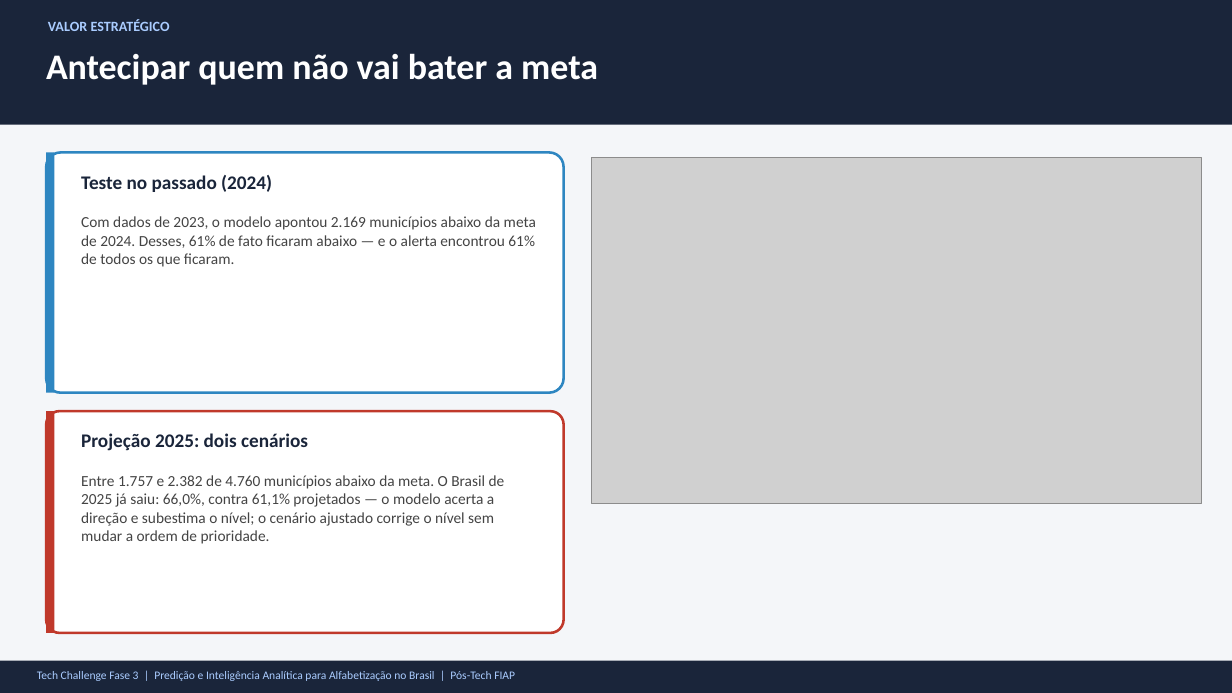
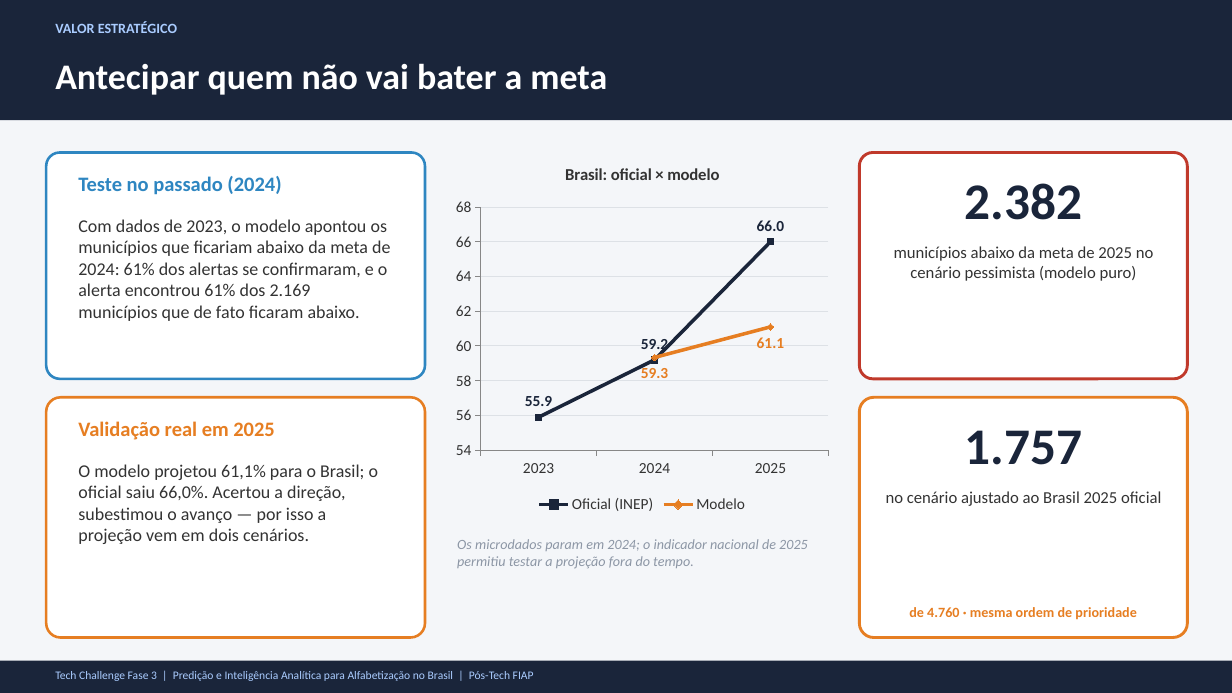
Before and after one commit to Fe-Biaggio/TechChallenge_3, a slide deck: slide 8 of reports/presentation/Alfabetizacao_Fase3_Apresentacao.pptx (slide 7 before the commit). Drawn at 1232x693 pixels with LibreOffice and Linux fonts; fonts in the diff are those of the drawing; grey boxes stand for pictures. Boxes give left, top, right and bottom in pixels: in the first picture for what was removed or moved away, otherwise in the second. Text is boxed around its words. In the diff, an @@ line names an element or a change of style, - is before the commit and + after.

```diff
--- a/reports/presentation/Alfabetizacao_Fase3_Apresentacao.pptx
+++ b/reports/presentation/Alfabetizacao_Fase3_Apresentacao.pptx
@@ rectangle resized from (x1=0, y1=0, x2=1232, y2=125) to (x1=0, y1=0, x2=1232, y2=120) @@
@@ text "VALOR ESTRATÉGICO" moved from (x1=48, y1=19, x2=170, y2=31) to (x1=55, y1=21, x2=177, y2=33) @@
@@ text "Antecipar quem não vai bater ..." moved from (x1=46, y1=53, x2=598, y2=85) to (x1=55, y1=63, x2=607, y2=95) @@
@@ text "Antecipar quem não vai bater ..." at (x1=55, y1=63, x2=607, y2=95): vertical alignment top to middle @@
@@ line chart added at (x1=448, y1=148, x2=836, y2=518) @@
+title "Brasil: oficial × modelo"
+categories: 2023, 2024, 2025
+Oficial (INEP): 55.9, 59.2, 66
+Modelo: -, 59.3, 61.1
@@ rounded rectangle resized from (x1=46, y1=152, x2=564, y2=393) to (x1=46, y1=152, x2=425, y2=379) @@
@@ rectangle removed at (x1=46, y1=152, x2=55, y2=393) @@
@@ text "Teste no passado (2024)" at (x1=78, y1=176, x2=281, y2=195): size 15 to 16 pt, text colour #1A253A to #2E86C1 @@
@@ picture removed at (x1=592, y1=157, x2=1202, y2=504) @@
@@ rounded rectangle added at (x1=860, y1=152, x2=1188, y2=379), fill #FFFFFF, outline #C0392B 2.25 pt @@
@@ text added at (x1=965, y1=183, x2=1083, y2=220), 40 pt, text #1A253A, bold @@
+2.382
@@ text at (x1=78, y1=219, x2=390, y2=321): text changed; size 12 to 14 pt; text colour #444444 to #333333 @@
-Com dados de 2023, o modelo apontou 2.169 municípios abaixo da meta de 2024. Desses, 61% de fato ficaram abaixo — e o alerta encontrou 61% de todos os que ficaram.
+Com dados de 2023, o modelo apontou os municípios que ficariam abaixo da meta de 2024: 61% dos alertas se confirmaram, e o alerta encontrou 61% dos 2.169 municípios que de fato ficaram abaixo.
@@ text added at (x1=894, y1=246, x2=1154, y2=281), 13 pt, text #333333 @@
+municípios abaixo da meta de 2025 no cenário pessimista (modelo puro)
@@ rounded rectangle resized from (x1=46, y1=411, x2=564, y2=633) to (x1=46, y1=397, x2=425, y2=638) @@
@@ rounded rectangle at (x1=46, y1=397, x2=425, y2=638): outline #C0392B 2 pt to #E67E22 2 pt @@
@@ rectangle removed at (x1=46, y1=411, x2=55, y2=633) @@
@@ rounded rectangle added at (x1=860, y1=397, x2=1188, y2=638), fill #FFFFFF, outline #E67E22 2.25 pt @@
@@ text added at (x1=78, y1=421, x2=274, y2=440), 16 pt, text #E67E22, bold @@
+Validação real em 2025
@@ text added at (x1=965, y1=430, x2=1083, y2=465), 40 pt, text #1A253A, bold @@
+1.757
@@ text at (x1=78, y1=464, x2=378, y2=544): text changed; size 15 to 14 pt; text colour #1A253A to #333333; bold off @@
-Projeção 2025: dois cenários
+O modelo projetou 61,1% para o Brasil; o oficial saiu 66,0%. Acertou a direção, subestimou o avanço — por isso a projeção vem em dois cenários.
@@ text removed at (x1=81, y1=475, x2=505, y2=544) @@
-Entre 1.757 e 2.382 de 4.760 municípios abaixo da meta. O Brasil de 2025 já saiu: 66,0%, contra 61,1% projetados — o modelo acerta a direção e subestima o nível; o cenário ajustado corrige o nível sem mudar a ordem de prioridade.
@@ text added at (x1=886, y1=491, x2=1161, y2=506), 13 pt, text #333333 @@
+no cenário ajustado ao Brasil 2025 oficial
@@ text added at (x1=457, y1=539, x2=808, y2=569), 11 pt, text #8C96A5, italic @@
+Os microdados param em 2024; o indicador nacional de 2025 permitiu testar a projeção fora do tempo.
@@ text added at (x1=909, y1=607, x2=1136, y2=620), 11 pt, text #E67E22, bold @@
+de 4.760 · mesma ordem de prioridade
@@ text "Tech Challenge Fase 3 | ..." moved from (x1=37, y1=671, x2=515, y2=681) to (x1=55, y1=671, x2=534, y2=681) @@
```
Also in this commit, not shown: 7 other slides changed, 2 slides added, 2 slides removed, 3 other files.
